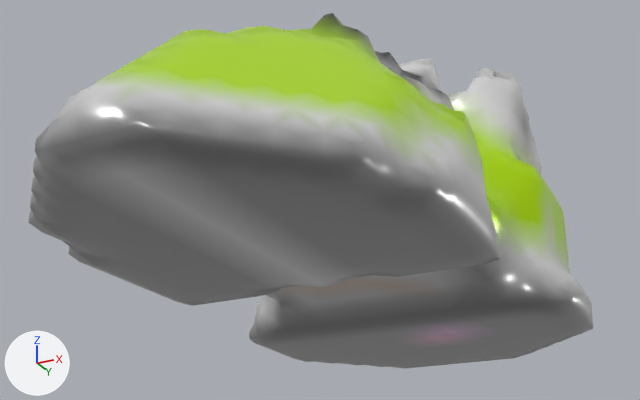
What one commit did to the glTF model glb/smooth/1-1000/147.glb.
The view is the same before and after, from a 50 mm camera at (0.721, -1.533, -0.476) aimed at (-0.059, 0.027, 0.225). Lighting does not change. The marker at lower left points along +X, +Y and +Z. Vertices at the same position are counted once.
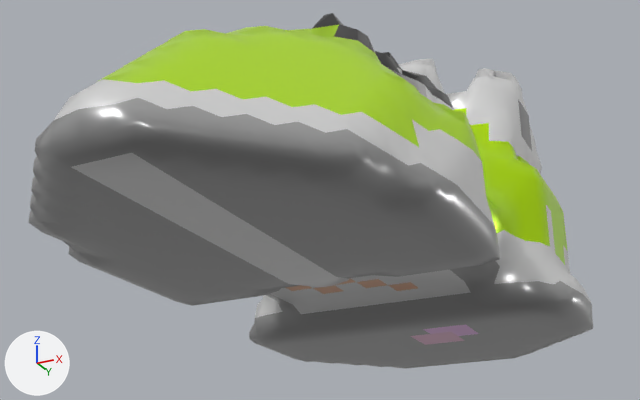
Location of each change, (x1, y1, x2, y2) in pixels of the pictures (640 x 400 px):
part 1 of me_mesh_0, cut back
    both: (304, 192, 563, 364)
part 2 of me_mesh_0, cut back
    both: (120, 180, 403, 277)
part 3 of me_mesh_0, recoloured
    both: (45, 13, 592, 336)

Diff of the bpy script that builds the scene:
```diff
--- a/glb/smooth/1-1000/147.glb.py
+++ b/glb/smooth/1-1000/147.glb.py
@@ me_mesh_0 @@
 # used by ob_mesh_0; location = (0.0, 0.0, 0.0)
-me_mesh_0.from_pydata(...)  # 2242 vertices, 4460 faces; spans x -0.4..0.4, y -0.78..0.78, z 0.0..0.7
+me_mesh_0.from_pydata(...)  # 2207 vertices, 4368 faces; spans x -0.4..0.4, y -0.78..0.78, z 0.0..0.7
+# me_mesh_0 part 1
+# 37 vertices are removed from x -0.35..0.35, y 0.17..0.57, z 0.0..0.45
+# 140 faces are deleted
+# 3 vertices are added at (0.0, 0.28, 0.1), (0.0, 0.38, 0.1), (0.05, 0.68, 0.0)
+# 54 new faces join them
+# me_mesh_0 part 2
+# 1 vertex is removed from x 0.0, y -0.23, z 0.0
+# 12 faces are deleted
+# 6 new faces join them
+# me_mesh_0 part 3: 2224 kept faces spanning x -0.4..0.4, y -0.78..0.78, z 0.0..0.7 get new vertex colours
 me_mesh_0.materials.append(mat_material_0)
```
